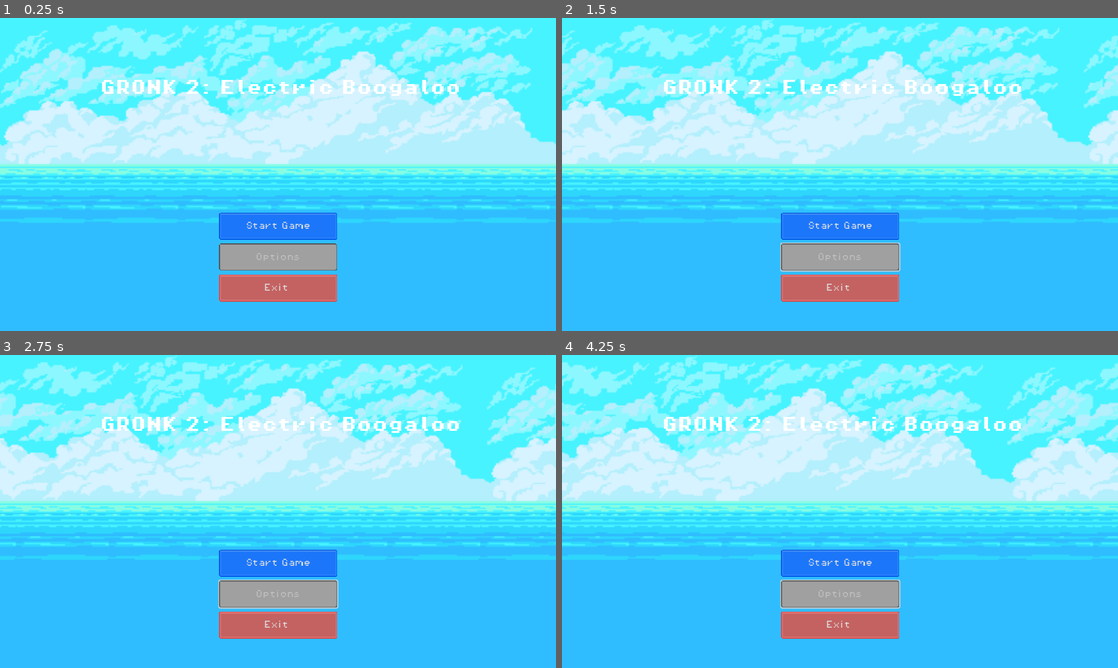
Above: before the commit, frames 1-4 (two rows, left to right).
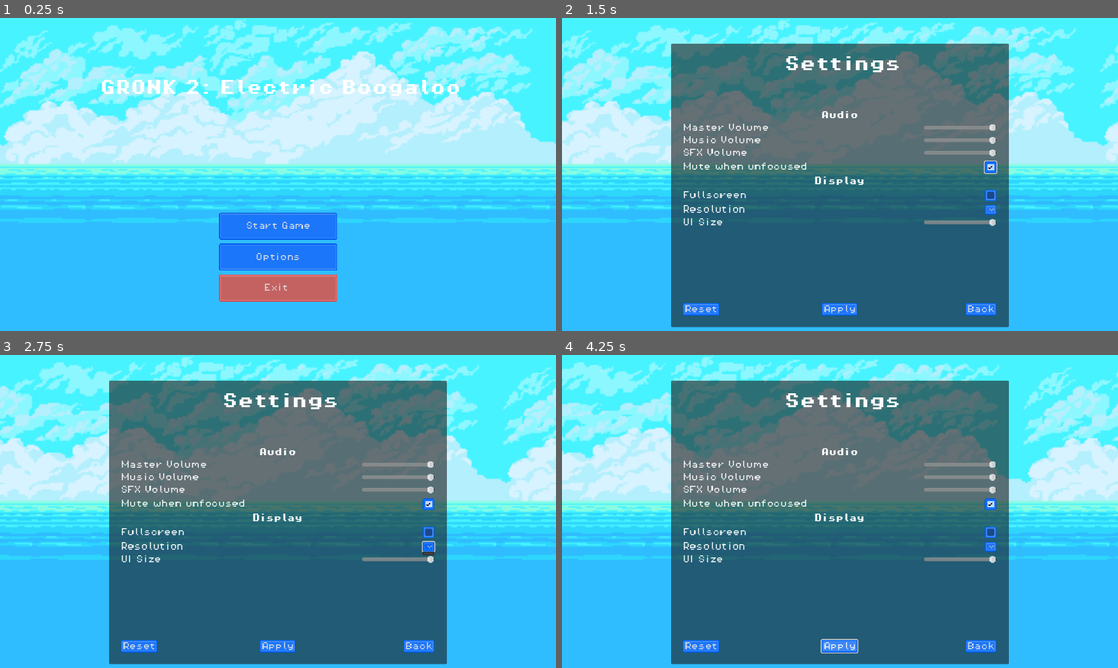
Above: after the commit, the same moments.

Repository: gingeapple182/GRONK-2
Game: Godot game, scene res://scenes/start_screen.tscn
Same seed, same stepped clock (60 frames per second), same inputs: the game is played once before the commit and once after it.
Inputs (mouse positions are in pixels of both pictures, inside the frame that each line leads up to):
- Up to frame 1 (0.25 s): no input
- Up to frame 2 (1.5 s): click (840, 255) at 0.5 s, where only the run after the commit has a clickable "Options"; click (990, 168) at 1.27 s
- Up to frame 3 (2.75 s): click (428, 545) at 2.02 s
- Up to frame 4 (4.25 s): click (701, 646) at 2.75 s, where only the run after the commit has a clickable "Reset"; click (840, 646) at 3.5 s, where only the run after the commit has a clickable "Apply"

The runs differ from the first frame. In frame 1, 1.8% of the frame differs, in the area x 39-61%, y 72-81%; in frame 2, 65%; in frame 3, 65%; in frame 4, 65%, in the area x 0-100%, y 0-99%.

Commit message:
Created settigs menu
Created settings menu scene
Only navigational settings functional

Diff:
--- /dev/null
+++ b/gronk-2/scenes/settings_menu.tscn
@@ -0,0 +1,230 @@
+[gd_scene load_steps=9 format=3 uid="uid://dc72mvnkquq5b"]
+
+[ext_resource type="Script" path="res://scripts/settings_menu.gd" id="1_6w3rr"]
+[ext_resource type="Shader" path="res://assets/shader/start_screen.gdshader" id="1_cbiy1"]
+[ext_resource type="Texture2D" uid="uid://w0rqp86whhnx" path="res://assets/sprites/back.png" id="2_jycaa"]
+[ext_resource type="FontFile" uid="uid://bya20bd0ol5c1" path="res://assets/fonts/PixelOperator8-Bold.ttf" id="3_d066e"]
+[ext_resource type="Script" path="res://scripts/panel.gd" id="3_lv4nx"]
+[ext_resource type="FontFile" uid="uid://lrf64dpg6qa5" path="res://assets/fonts/PixelOperator8.ttf" id="5_h0quh"]
+[ext_resource type="Theme" uid="uid://cnnrcqluok6ds" path="res://assets/themes/basic_button.tres" id="6_b0c2g"]
+
+[sub_resource type="ShaderMaterial" id="ShaderMaterial_6ikc3"]
+shader = ExtResource("1_cbiy1")
+shader_parameter/offset = Vector2(0, 0)
+shader_parameter/scroll_texture = ExtResource("2_jycaa")
+
+[node name="SettingsMenu" type="Control"]
+layout_mode = 3
+anchors_preset = 15
+anchor_right = 1.0
+anchor_bottom = 1.0
+grow_horizontal = 2
+grow_vertical = 2
+script = ExtResource("1_6w3rr")
+
+[node name="Panel" type="Panel" parent="."]
+material = SubResource("ShaderMaterial_6ikc3")
+layout_mode = 1
+anchors_preset = 15
+anchor_right = 1.0
+anchor_bottom = 1.0
+grow_horizontal = 2
+grow_vertical = 2
+script = ExtResource("3_lv4nx")
+
+[node name="Panel" type="Panel" parent="Panel"]
+layout_mode = 1
+anchors_preset = 8
+anchor_left = 0.5
+anchor_top = 0.5
+anchor_right = 0.5
+anchor_bottom = 0.5
+offset_left = -350.0
+offset_top = -271.0
+offset_right = 350.0
+offset_bottom = 316.0
+grow_horizontal = 2
+grow_vertical = 2
+
+[node name="TitleLabel" type="Label" parent="Panel"]
+custom_minimum_size = Vector2(100, 0)
+layout_mode = 1
+anchors_preset = 5
+anchor_left = 0.5
+anchor_right = 0.5
+offset_left = -369.0
+offset_top = 79.0
+offset_right = 379.0
+offset_bottom = 111.0
+grow_horizontal = 2
+theme_override_fonts/font = ExtResource("3_d066e")
+theme_override_font_sizes/font_size = 32
+text = "Settings"
+horizontal_alignment = 1
+
+[node name="VBoxContainer" type="VBoxContainer" parent="Panel"]
+layout_mode = 1
+anchors_preset = 8
+anchor_left = 0.5
+anchor_top = 0.5
+anchor_right = 0.5
+anchor_bottom = 0.5
+offset_left = -326.0
+offset_top = -131.0
+offset_right = 324.0
+offset_bottom = 292.0
+grow_horizontal = 2
+grow_vertical = 2
+theme = ExtResource("6_b0c2g")
+theme_override_constants/separation = 8
+
+[node name="AudioSettings" type="Label" parent="Panel/VBoxContainer"]
+layout_mode = 2
+theme_override_fonts/font = ExtResource("3_d066e")
+theme_override_font_sizes/font_size = 16
+text = "Audio"
+horizontal_alignment = 1
+
+[node name="MasterVolume" type="HBoxContainer" parent="Panel/VBoxContainer"]
+layout_mode = 2
+
+[node name="MasterVolumeLabel" type="Label" parent="Panel/VBoxContainer/MasterVolume"]
+layout_mode = 2
+theme_override_fonts/font = ExtResource("5_h0quh")
+theme_override_font_sizes/font_size = 16
+text = "Master Volume "
+
+[node name="MasterVolumeSlider" type="HSlider" parent="Panel/VBoxContainer/MasterVolume"]
+custom_minimum_size = Vector2(150, 0)
+layout_mode = 2
+size_flags_horizontal = 10
+value = 100.0
+
+[node name="MusicVolume" type="HBoxContainer" parent="Panel/VBoxContainer"]
+layout_mode = 2
+
+[node name="MusicVolumeLabel" type="Label" parent="Panel/VBoxContainer/MusicVolume"]
+layout_mode = 2
+theme_override_fonts/font = ExtResource("5_h0quh")
+theme_override_font_sizes/font_size = 16
+text = "Music Volume "
+
+[node name="MusicVolumeSlider" type="HSlider" parent="Panel/VBoxContainer/MusicVolume"]
+custom_minimum_size = Vector2(150, 0)
+layout_mode = 2
+size_flags_horizontal = 10
+value = 100.0
+
+[node name="SFXVolume" type="HBoxContainer" parent="Panel/VBoxContainer"]
+layout_mode = 2
+
+[node name="SFXVolumeLabel" type="Label" parent="Panel/VBoxContainer/SFXVolume"]
+layout_mode = 2
+theme_override_fonts/font = ExtResource("5_h0quh")
+theme_override_font_sizes/font_size = 16
+text = "SFX Volume"
+
+[node name="SFXVolumeSlider" type="HSlider" parent="Panel/VBoxContainer/SFXVolume"]
+custom_minimum_size = Vector2(150, 0)
+layout_mode = 2
+size_flags_horizontal = 10
+value = 100.0
+
+[node name="MuteUnfocused" type="HBoxContainer" parent="Panel/VBoxContainer"]
+layout_mode = 2
+
+[node name="MuteUnfocusedLabel" type="Label" parent="Panel/VBoxContainer/MuteUnfocused"]
+layout_mode = 2
+theme_override_fonts/font = ExtResource("5_h0quh")
+theme_override_font_sizes/font_size = 16
+text = "Mute when unfocused"
+
+[node name="MuteFocusCheckBox" type="CheckBox" parent="Panel/VBoxContainer/MuteUnfocused"]
+layout_mode = 2
+size_flags_horizontal = 10
+
+[node name="DisplaySettings" type="Label" parent="Panel/VBoxContainer"]
+layout_mode = 2
+theme_override_fonts/font = ExtResource("3_d066e")
+theme_override_font_sizes/font_size = 16
+text = "Display"
+horizontal_alignment = 1
+
+[node name="Fullscreen" type="HBoxContainer" parent="Panel/VBoxContainer"]
+layout_mode = 2
+
+[node name="FullscreenLabel" type="Label" parent="Panel/VBoxContainer/Fullscreen"]
+layout_mode = 2
+theme_override_fonts/font = ExtResource("5_h0quh")
+theme_override_font_sizes/font_size = 16
+text = "Fullscreen
+"
+
+[node name="FullscreenCheckBox" type="CheckBox" parent="Panel/VBoxContainer/Fullscreen"]
+layout_mode = 2
+size_flags_horizontal = 10
+
+[node name="Resolution" type="HBoxContainer" parent="Panel/VBoxContainer"]
+layout_mode = 2
+
+[node name="ResolutionLabel" type="Label" parent="Panel/VBoxContainer/Resolution"]
+layout_mode = 2
+theme_override_fonts/font = ExtResource("5_h0quh")
+theme_override_font_sizes/font_size = 16
+text = "Resolution
+"
+
+[node name="OptionButton" type="OptionButton" parent="Panel/VBoxContainer/Resolution"]
+layout_mode = 2
+size_flags_horizontal = 10
+theme_override_fonts/font = ExtResource("5_h0quh")
+theme_override_font_sizes/font_size = 16
+
+[node name="UIScaler" type="HBoxContainer" parent="Panel/VBoxContainer"]
+layout_mode = 2
+
+[node name="UIScalerLabel" type="Label" parent="Panel/VBoxContainer/UIScaler"]
+layout_mode = 2
+theme_override_fonts/font = ExtResource("5_h0quh")
+theme_override_font_sizes/font_size = 16
+text = "UI Size
+"
+
+[node name="UIScaleSlider" type="HSlider" parent="Panel/VBoxContainer/UIScaler"]
+custom_minimum_size = Vector2(150, 0)
+layout_mode = 2
+size_flags_horizontal = 10
+value = 100.0
+
+[node name="NavigationButtons" type="HBoxContainer" parent="Panel/VBoxContainer"]
+layout_mode = 2
+size_flags_vertical = 10
+
+[node name="ButtonReset" type="Button" parent="Panel/VBoxContainer/NavigationButtons"]
+layout_mode = 2
+size_flags_horizontal = 2
+theme = ExtResource("6_b0c2g")
+text = "Reset
+"
+
+[node name="ButtonApply" type="Button" parent="Panel/VBoxContainer/NavigationButtons"]
+layout_mode = 2
+size_flags_horizontal = 6
+theme = ExtResource("6_b0c2g")
+text = "Apply"
+
+[node name="ButtonBack" type="Button" parent="Panel/VBoxContainer/NavigationButtons"]
+layout_mode = 2
+size_flags_horizontal = 10
+theme = ExtResource("6_b0c2g")
+text = "Back"
+
+[connection signal="value_changed" from="Panel/VBoxContainer/MasterVolume/MasterVolumeSlider" to="." method="_on_master_volume_value_changed"]
+[connection signal="value_changed" from="Panel/VBoxContainer/MusicVolume/MusicVolumeSlider" to="." method="_on_music_volume_value_changed"]
+[connection signal="value_changed" from="Panel/VBoxContainer/SFXVolume/SFXVolumeSlider" to="." method="_on_sfx_volume_value_changed"]
+[connection signal="toggled" from="Panel/VBoxContainer/MuteUnfocused/MuteFocusCheckBox" to="." method="_on_mute_focus_box_toggled"]
+[connection signal="toggled" from="Panel/VBoxContainer/Fullscreen/FullscreenCheckBox" to="." method="_on_fullscreen_box_toggled"]
+[connection signal="value_changed" from="Panel/VBoxContainer/UIScaler/UIScaleSlider" to="." method="_on_ui_scale_value_changed"]
+[connection signal="pressed" from="Panel/VBoxContainer/NavigationButtons/ButtonReset" to="." method="_on_button_reset_pressed"]
+[connection signal="pressed" from="Panel/VBoxContainer/NavigationButtons/ButtonApply" to="." method="_on_button_apply_pressed"]
+[connection signal="pressed" from="Panel/VBoxContainer/NavigationButtons/ButtonBack" to="." method="_on_button_back_pressed"]
--- a/gronk-2/scenes/start_screen.tscn
+++ b/gronk-2/scenes/start_screen.tscn
@@ -96,6 +96,7 @@
 theme_override_fonts/font = ExtResource("3_u3esi")
 theme_override_font_sizes/font_size = 32
 text = "GRONK 2: Electric Boogaloo"
+horizontal_alignment = 1
 
 [node name="VBoxContainer" type="VBoxContainer" parent="."]
 layout_mode = 1
@@ -126,7 +127,6 @@
 theme = ExtResource("6_6idb4")
 theme_override_fonts/font = ExtResource("4_v4t87")
 theme_override_font_sizes/font_size = 16
-disabled = true
 text = "Options"
 
 [node name="ButtonExit" type="Button" parent="VBoxContainer"]
--- /dev/null
+++ b/gronk-2/scripts/settings_menu.gd
@@ -0,0 +1,31 @@
+extends Control
+
+# audio settings
+func _on_master_volume_value_changed(value: float) -> void:
+	pass # Replace with function body.
+
+func _on_music_volume_value_changed(value: float) -> void:
+	pass # Replace with function body.
+
+func _on_sfx_volume_value_changed(value: float) -> void:
+	pass # Replace with function body.
+
+func _on_mute_focus_box_toggled(toggled_on: bool) -> void:
+	pass # Replace with function body.
+
+# display settings
+func _on_fullscreen_box_toggled(toggled_on: bool) -> void:
+	pass # Replace with function body.
+
+func _on_ui_scale_value_changed(value: float) -> void:
+	pass # Replace with function body.
+
+# navigation buttons
+func _on_button_reset_pressed() -> void:
+	pass # Replace with function body.
+
+func _on_button_apply_pressed() -> void:
+	pass # Replace with function body.
+
+func _on_button_back_pressed() -> void:
+	get_tree().change_scene_to_file("res://scenes/start_screen.tscn")
--- a/gronk-2/scripts/start_screen.gd
+++ b/gronk-2/scripts/start_screen.gd
@@ -8,7 +8,7 @@
 
 func _on_button_options_pressed() -> void:
 	print("Options pressed")
-	pass
+	get_tree().change_scene_to_file("res://scenes/settings_menu.tscn")
 
 func _on_button_exit_pressed() -> void:
 	print("Exit game pressed")
